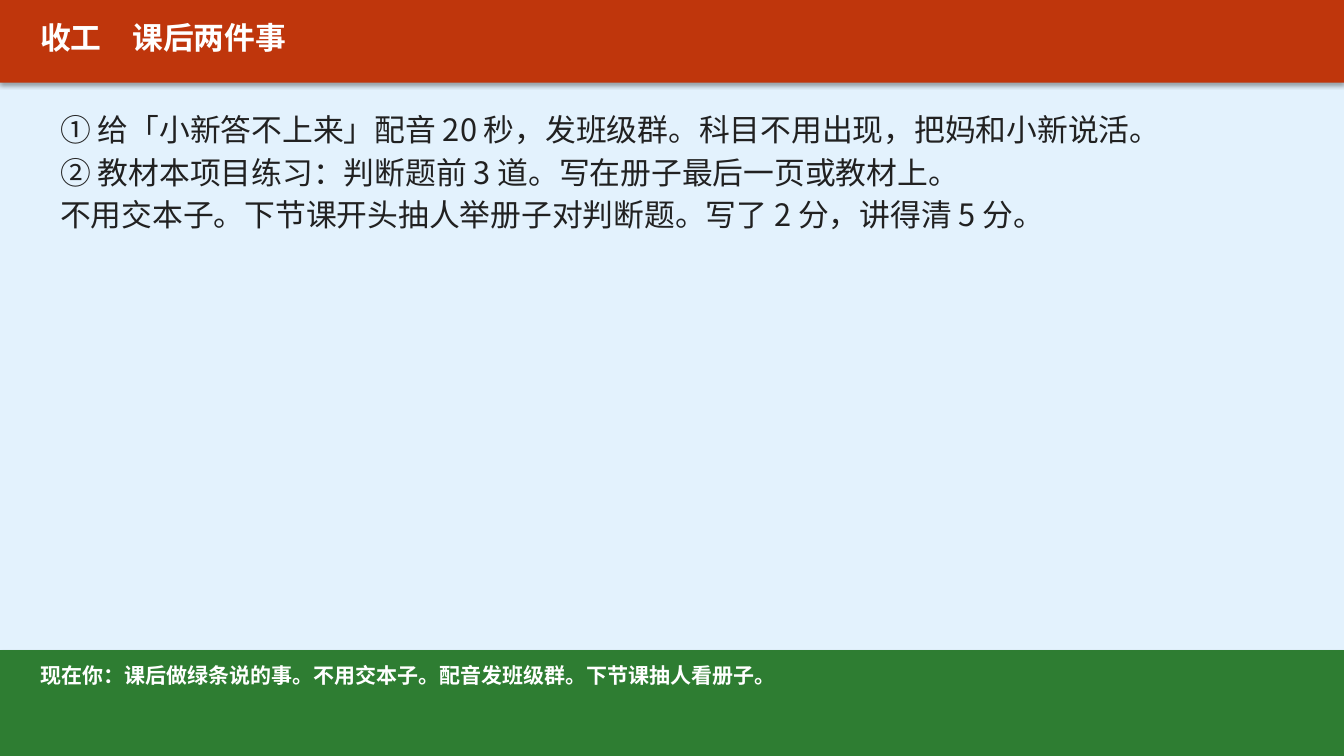
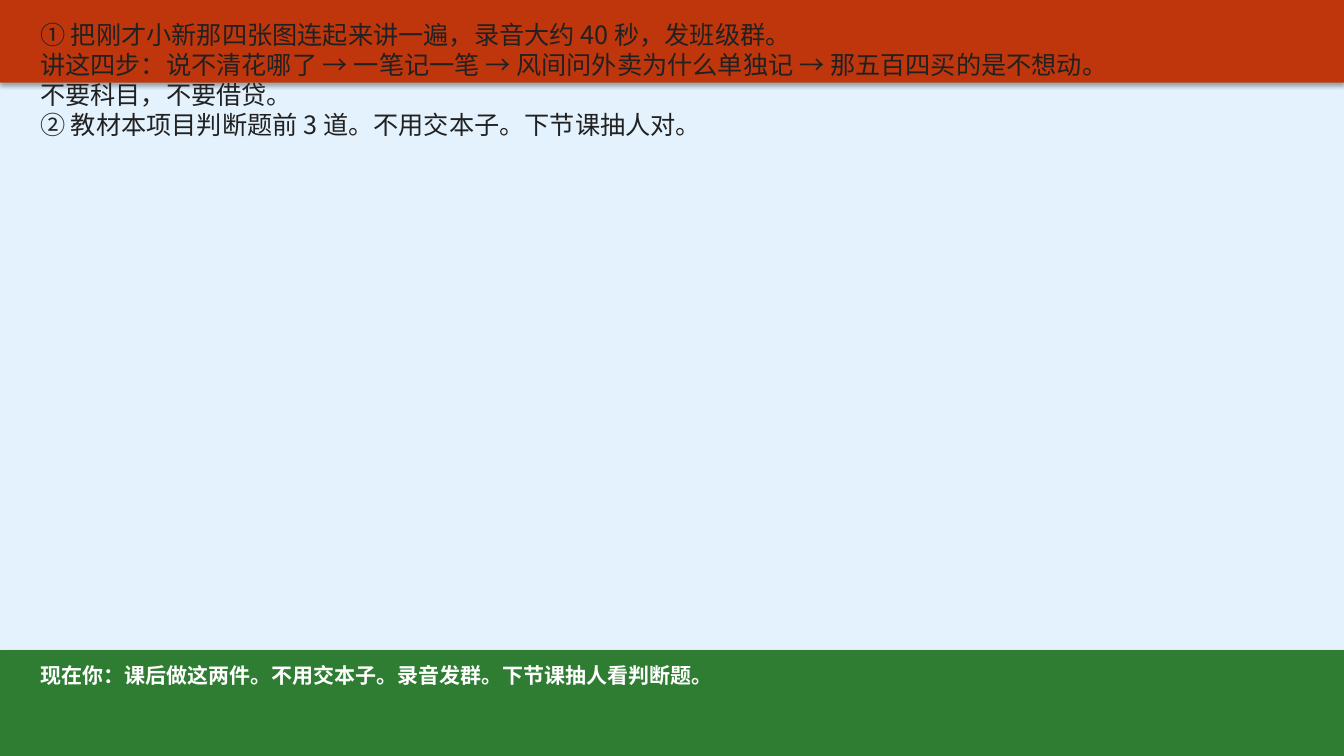
Before and after one commit to xuehui003-1/jichukuaiji, a slide deck: slide 86 of 01_项目一_认识会计工作与企业经济业务/01-00_项目一_上课投影_v1.1_20260821.pptx (slide 85 before the commit). Drawn at 1344x756 pixels with LibreOffice and Linux fonts; fonts in the diff are those of the drawing. Boxes give left, top, right and bottom in pixels: in the first picture for what was removed or moved away, otherwise in the second. Text is boxed around its words. In the diff, an @@ line names an element or a change of style, - is before the commit and + after.

Commit message:
任务写在讲到那一页的课件上：项目一讲完四张图才布置连讲，项目四看完连环画才配音
C14改成活动日专用，平时下课看各项目收工页。删掉两句对话的假配音和未讲科目就考借贷。

```diff
--- a/01_项目一_认识会计工作与企业经济业务/01-00_项目一_上课投影_v1.1_20260821.pptx
+++ b/01_项目一_认识会计工作与企业经济业务/01-00_项目一_上课投影_v1.1_20260821.pptx
@@ text at bbox=[40, 22, 1107, 136]: text changed; size 22 to 18 pt; text colour #FFFFFF to #212121; bold off @@
-收工 课后两件事
+① 把刚才小新那四张图连起来讲一遍，录音大约 40 秒，发班级群。
+讲这四步：说不清花哪了 → 一笔记一笔 → 风间问外卖为什么单独记 → 那五百四买的是不想动。
+不要科目，不要借贷。
+② 教材本项目判断题前 3 道。不用交本子。下节课抽人对。
@@ text removed at bbox=[60, 115, 1160, 229] @@
-① 给「小新答不上来」配音 20 秒，发班级群。科目不用出现，把妈和小新说活。
-② 教材本项目练习：判断题前 3 道。写在册子最后一页或教材上。
-不用交本子。下节课开头抽人举册子对判断题。写了 2 分，讲得清 5 分。
@@ text at bbox=[40, 665, 712, 685]: text changed @@
-现在你：课后做绿条说的事。不用交本子。配音发班级群。下节课抽人看册子。
+现在你：课后做这两件。不用交本子。录音发群。下节课抽人看判断题。
```
Also in this commit, not shown: 1 slide added, 3 other files.
